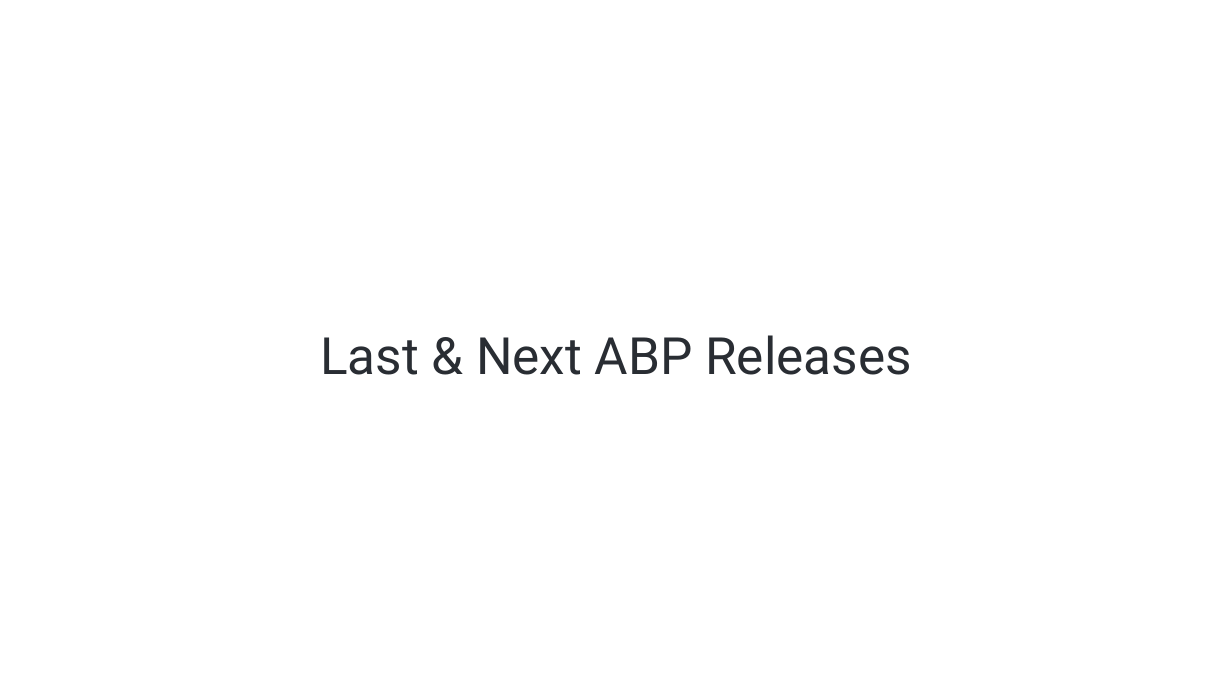
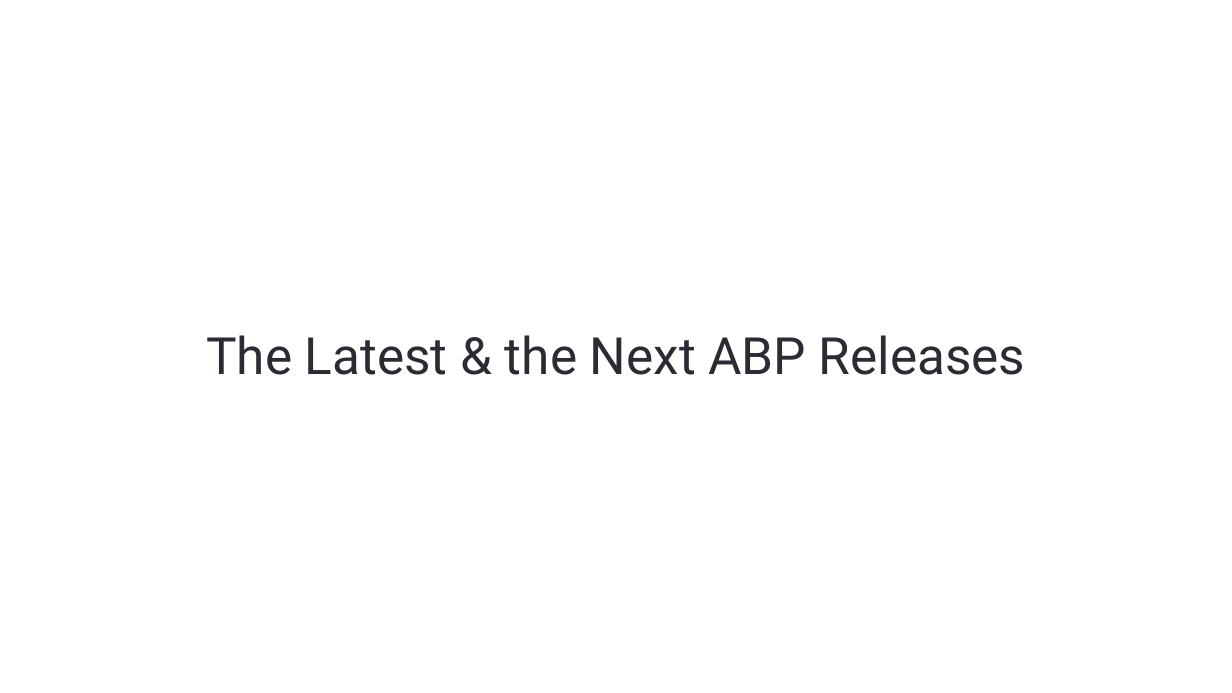
Before and after one commit to hikalkan/presentations, a slide deck: slide 3 of 2023-07-27 ABP Community Talks 2023.5/ABP Mobile Options.pptx. Drawn at 1232x693 pixels with LibreOffice and Linux fonts; fonts in the diff are those of the drawing; background and template pictures are left out. Boxes give left, top, right and bottom in pixels: in the first picture for what was removed or moved away, otherwise in the second. Text is boxed around its words. In the diff, an @@ line names an element or a change of style, - is before the commit and + after.

```diff
--- a/2023-07-27 ABP Community Talks 2023.5/ABP Mobile Options.pptx
+++ b/2023-07-27 ABP Community Talks 2023.5/ABP Mobile Options.pptx
@@ title at (206, 335, 1025, 375): text changed @@
-Last & Next ABP Releases
+The Latest & the Next ABP Releases
```
Also in this commit, not shown: 2 other slides changed.
